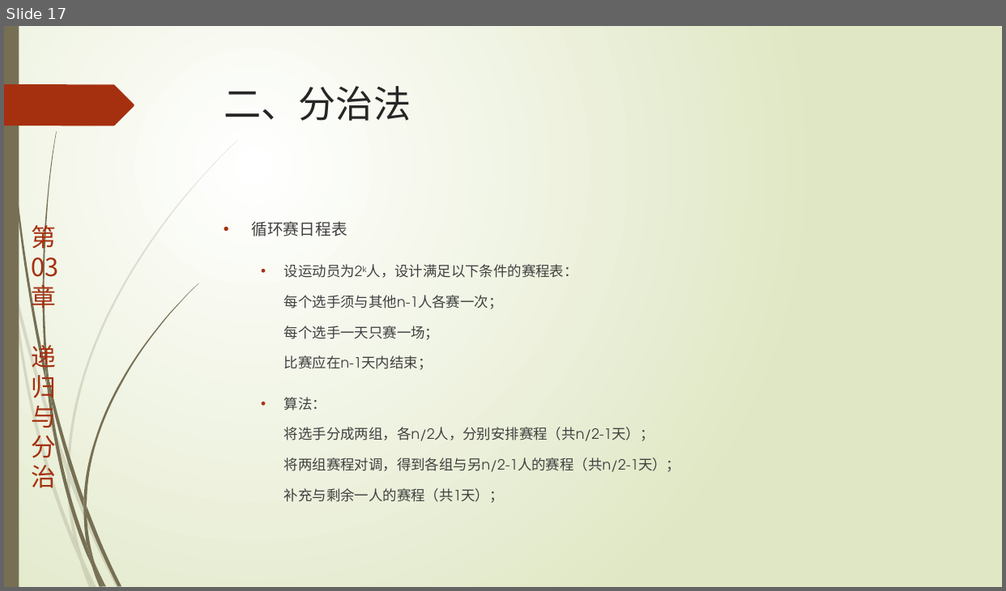
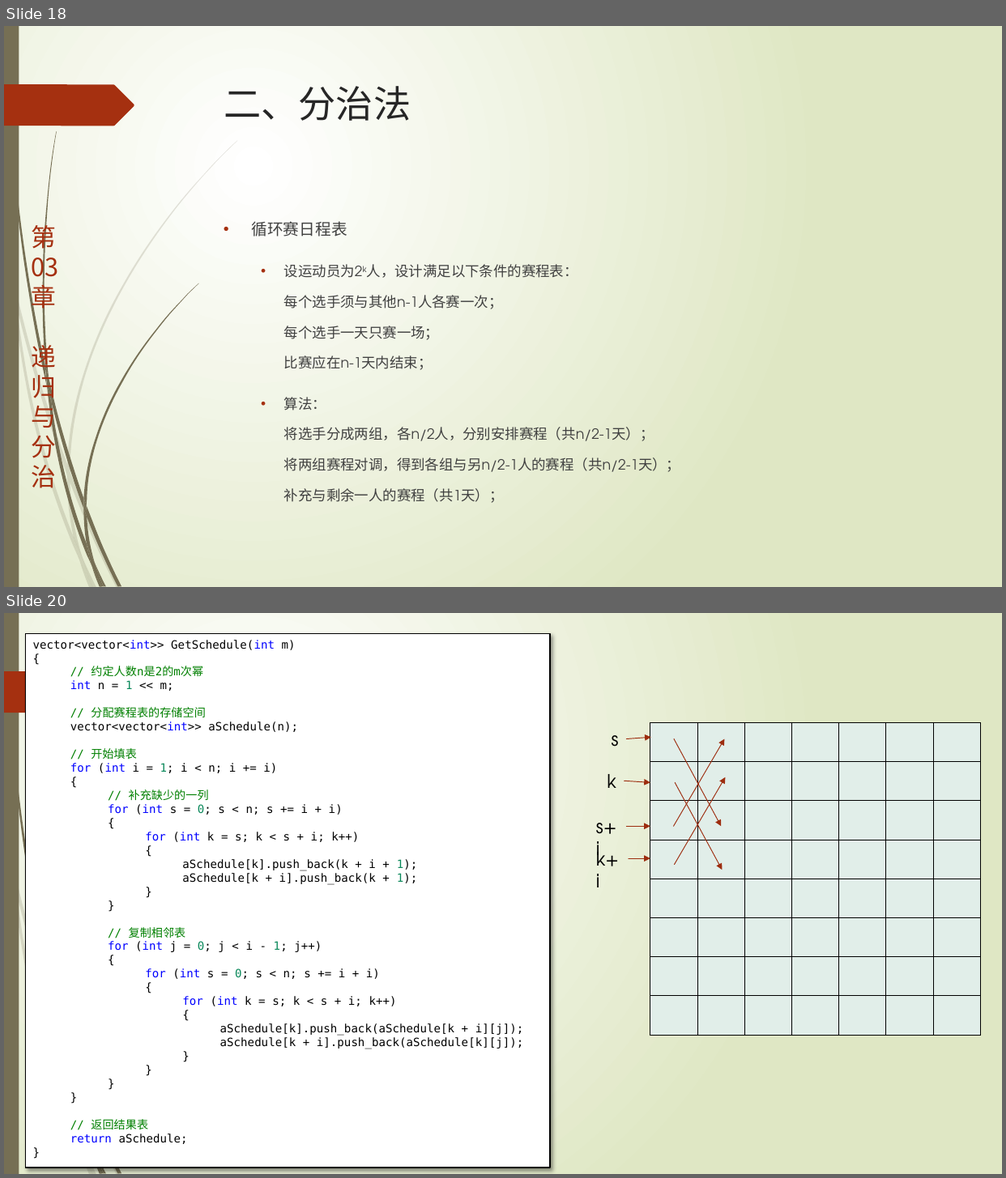
Before and after one commit to TeacherPeng/AlgorithmDesign, a slide deck: 教案/第03章.递归与分治.pptx. Shown one above the other, each under a label of ours: slide 17 before the commit, slides 18 and 20 after it; the slides between them are not shown. The pictures are 1006x591 and 1006x1178 pixels, drawn with LibreOffice and Linux fonts; fonts in the diff are those of the drawing. Boxes give left, top, right and bottom in pixels: in the first picture for what was removed or moved away, otherwise in the second. Text is boxed around its words. In the diff, an @@ line names an element or a change of style, - is before the commit and + after.

```diff
--- a/教案/第03章.递归与分治.pptx
+++ b/教案/第03章.递归与分治.pptx
@@ slide 20 added at bbox=[4, 613, 1002, 1174], background gradient #FFFFFF to #DFE8C4; not listed: 14 template elements that a slide beside it also shows @@
@@ rectangle added at bbox=[26, 633, 551, 1168], fill #FFFFFF, outline #000000 1.25 pt, 11 pt, text #000000 @@
+vector<vector<int>> GetSchedule(int m)
+{
+  // 约定人数n是2的m次幂
+  int n = 1 << m;
+  // 分配赛程表的存储空间
+  vector<vector<int>> aSchedule(n);
+  // 开始填表
+  for (int i = 1; i < n; i += i)
+  {
+    // 补充缺少的一列
+    for (int s = 0; s < n; s += i + i)
+    {
+      for (int k = s; k < s + i; k++)
+      {
+        aSchedule[k].push_back(k + i + 1);
+        aSchedule[k + i].push_back(k + 1);
+      }
+    }
+    // 复制相邻表
+    for (int j = 0; j < i - 1; j++)
+    {
+      for (int s = 0; s < n; s += i + i)
+      {
+        for (int k = s; k < s + i; k++)
+        {
+          aSchedule[k].push_back(aSchedule[k + i][j]);
+          aSchedule[k + i].push_back(aSchedule[k][j]);
+        }
+      }
+    }
+  }
+  // 返回结果表
+  return aSchedule;
+}
@@ table added at bbox=[651, 723, 981, 1035], 8 rows, 7 columns @@
+ |  |  |  |  |  | 
+ |  |  |  |  |  | 
+ |  |  |  |  |  | 
+ |  |  |  |  |  | 
+ |  |  |  |  |  | 
+ |  |  |  |  |  | 
+ |  |  |  |  |  | 
+ |  |  |  |  |  | 
@@ text added at bbox=[612, 735, 619, 747], 18 pt, text #000000 @@
+s
@@ arrow added from (626, 739) to (651, 737), #9E2E0F 0.75 pt @@
@@ arrow added from (673, 826) to (725, 739), #9E2E0F 0.75 pt @@
@@ arrow added from (674, 739) to (721, 826), #9E2E0F 0.75 pt @@
@@ text added at bbox=[607, 774, 616, 788], 18 pt, text #000000 @@
+k
@@ arrow added from (624, 781) to (651, 783), #9E2E0F 0.75 pt @@
@@ arrow added from (675, 865) to (726, 777), #9E2E0F 0.75 pt @@
@@ arrow added from (675, 783) to (722, 870), #9E2E0F 0.75 pt @@
@@ text added at bbox=[596, 823, 617, 865], 18 pt, text #000000 @@
+s+i
@@ arrow added from (626, 826) to (651, 826), #9E2E0F 0.75 pt @@
@@ text added at bbox=[596, 846, 619, 888], 18 pt, text #000000 @@
+k+i
@@ arrow added from (629, 858) to (651, 858), #9E2E0F 0.75 pt @@
@@ what was slide 17 is now slide 18 @@
```
Also in this commit, not shown: 1 slide changed, 1 other slide added.
